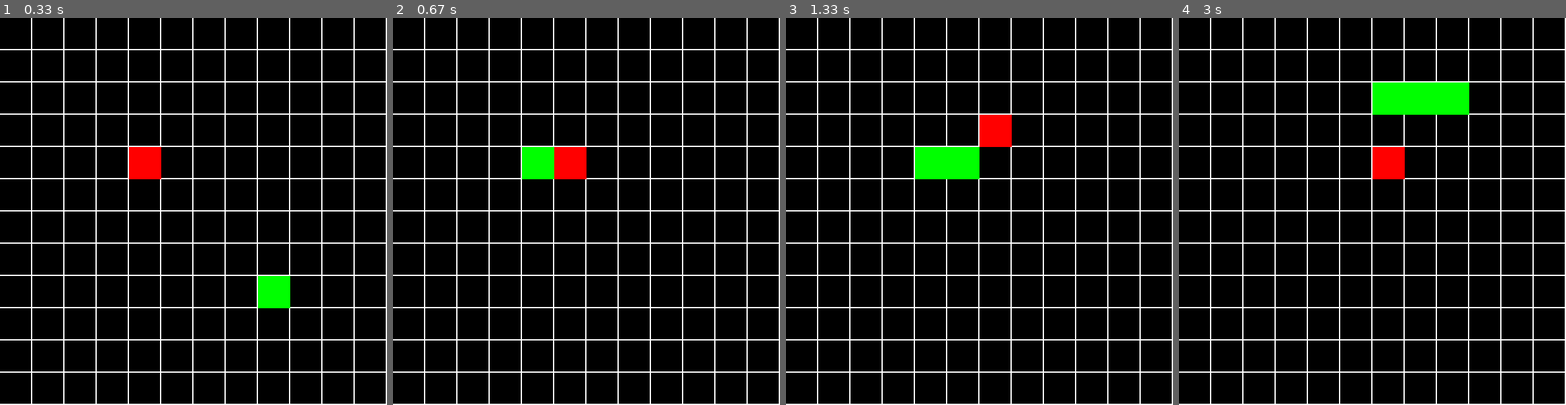
Above: before the commit, frames 1-4 (left to right).
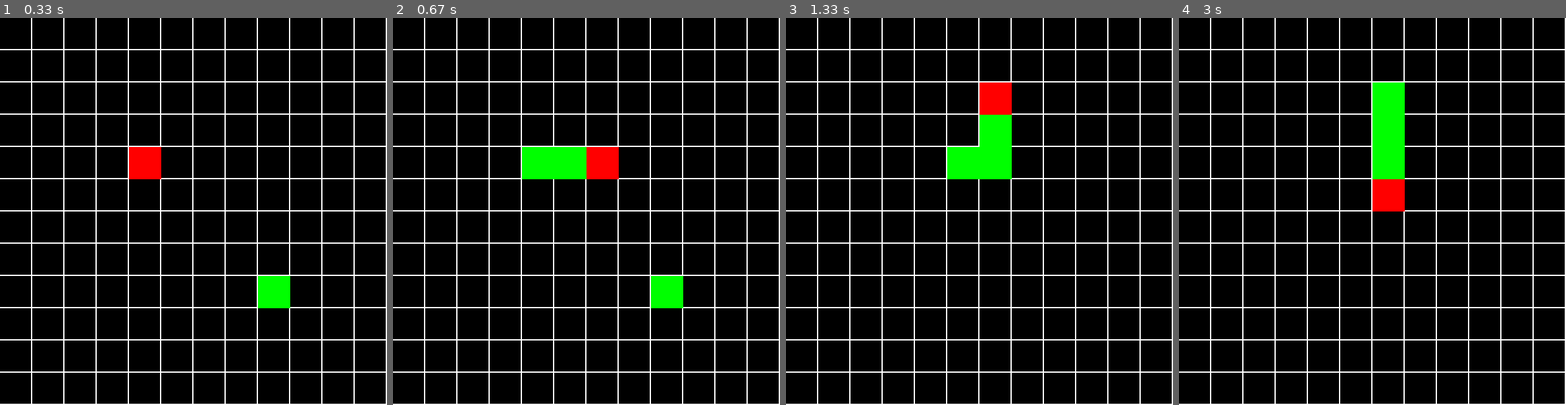
Above: after the commit, the same moments.

Repository: jhernandez0102/snake_game
Game: pygame game, started from snake_game.py
Two runs of this game, one before a commit and one after it. Both use one fixed random seed, a clock stepped at 60 frames per second and the inputs below.
Inputs:
- Up to frame 1 (0.33 s): no input
- Up to frame 2 (0.67 s): hold D from 0.33 s (still down)
- Up to frame 3 (1.33 s): release D at 0.8 s; hold W 0.83-1.27 s; hold D from 1.3 s (still down)
- Up to frame 4 (3 s): release D at 1.8 s; hold A 1.83-2.37 s; hold S 2.4-2.95 s; hold A from 2.98 s (still down)

Frame 1 is identical in both runs. In frame 2, 2.1% of the frame differs, in the area x 41-75%, y 33-75%; in frame 3, 2.8%; in frame 4, 3.5%, in the area x 50-75%, y 16-50%.

Commit message:
Block movement change

Diff:
--- a/snake_game.py
+++ b/snake_game.py
@@ -88,23 +88,34 @@
             gameOver = True
 
     world_game.paint()
+
+    keys = pygame.key.get_pressed()
+    if keys[pygame.K_w]:
+        bloque2.move("up")
+        bloque1.move("up")
+        bloque3.move("up")
+        bloque4.move("up")
+    if keys[pygame.K_s]:
+        bloque2.move("down")
+        bloque1.move("up")
+        bloque3.move("up")
+        bloque4.move("up")
+    if keys[pygame.K_a]:
+        bloque2.move("left")
+        bloque1.move("up")
+        bloque3.move("up")
+        bloque4.move("up")
+    if keys[pygame.K_d]:
+        bloque2.move("rigth")
+        bloque1.move("up")
+        bloque3.move("up")
+        bloque4.move("up")
+
+
     bloque1.paint()
     bloque2.paint()
     bloque3.paint()
     bloque4.paint()
-    bloque1.move("up")
-    bloque3.move("up")
-    bloque4.move("up")
-
-    keys = pygame.key.get_pressed()
-    if keys[pygame.K_w]:
-        bloque2.move("up")
-    if keys[pygame.K_s]:
-        bloque2.move("down")
-    if keys[pygame.K_a]:
-        bloque2.move("left")
-    if keys[pygame.K_d]:
-        bloque2.move("rigth")
 
     clock.tick(5)
 pygame.quit()
